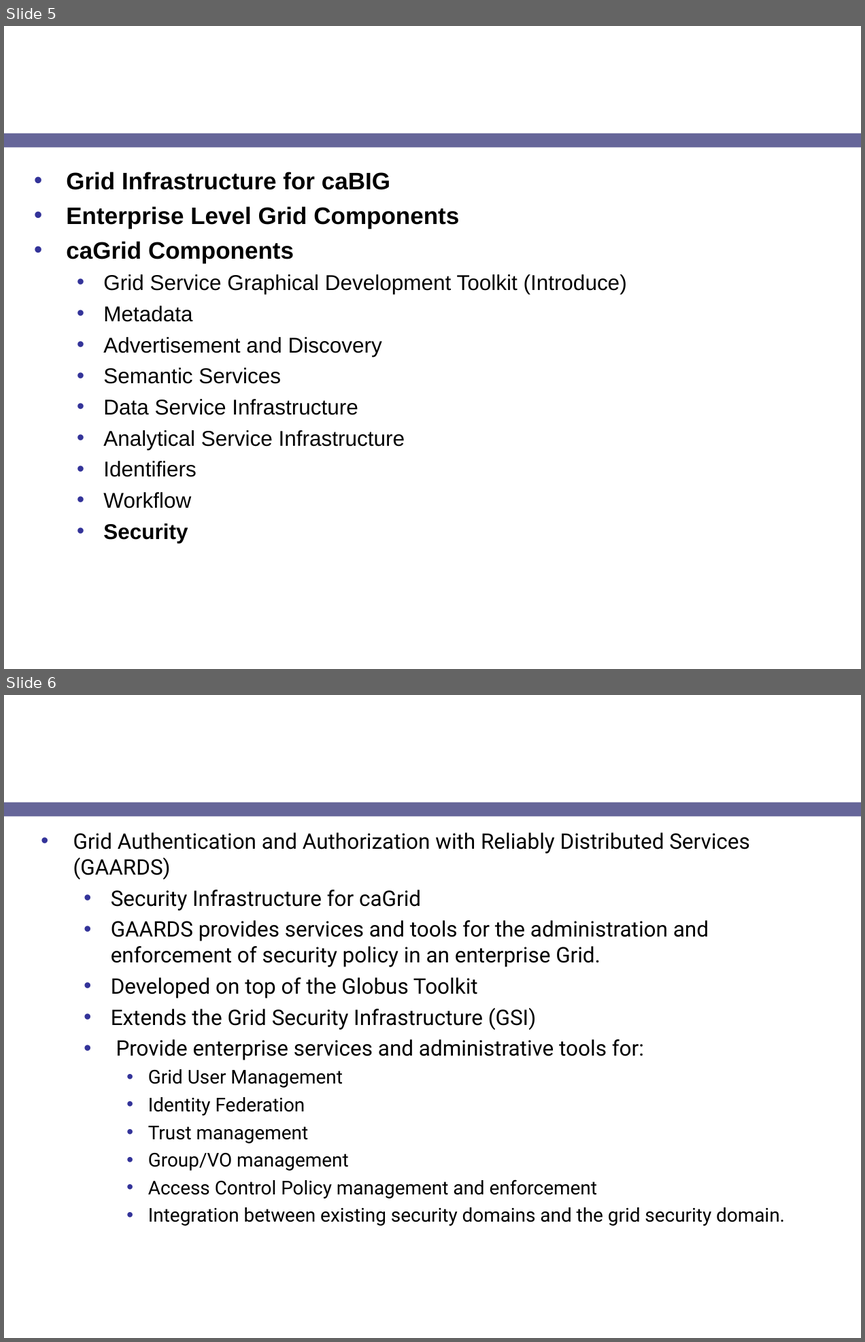
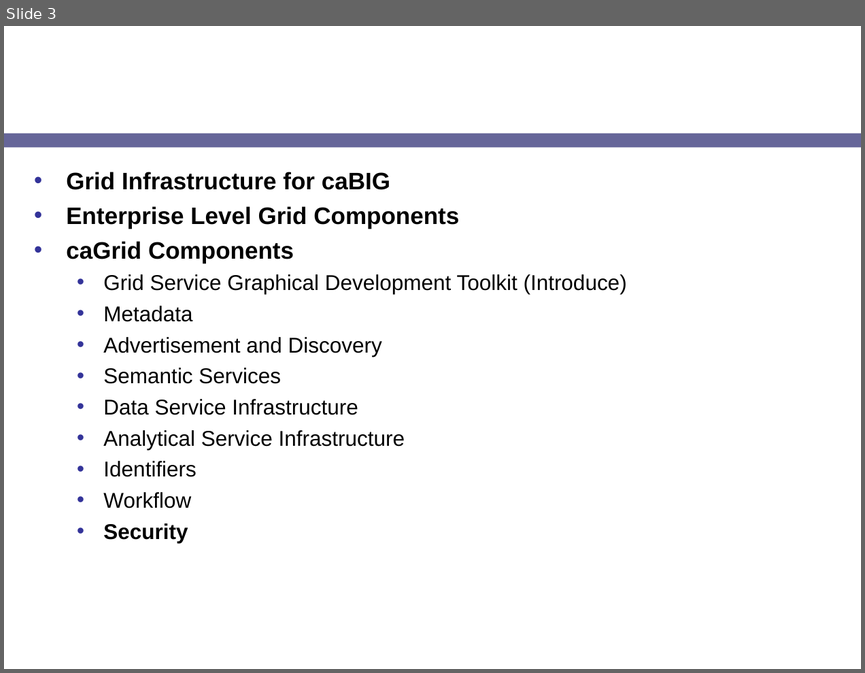
Before and after one commit to NCIP/cagrid-docs, a slide deck: presentations/security/gts/gts-pki-2007.ppt. Shown one above the other, each under a label of ours: slides 5 and 6 before the commit, slide 3 after it. The pictures are 865x1342 and 865x673 pixels, drawn with LibreOffice and Linux fonts; fonts in the diff are those of the drawing; background and template pictures are left out. Boxes give left, top, right and bottom in pixels: in the first picture for what was removed or moved away, otherwise in the second. Text is boxed around its words. In the diff, an @@ line names an element or a change of style, - is before the commit and + after.

```diff
--- a/presentations/security/gts/gts-pki-2007.ppt
+++ b/presentations/security/gts/gts-pki-2007.ppt
@@ slide 6 removed at box(4, 695, 861, 1338), background picture (left out); not listed: 1 template element that a slide beside it also shows @@
@@ title removed at box(33, 695, 675, 795) @@
-GAARDS Overview
@@ text removed at box(73, 832, 785, 1225) @@
-• Grid Authentication and Authorization with Reliably Distributed Services (GAARDS)
-  • Security Infrastructure for caGrid
-  • GAARDS provides services and tools for the administration and enforcement of security policy in an enterprise Grid.
-  • Developed on top of the Globus Toolkit
-  • Extends the Grid Security Infrastructure (GSI)
-  • Provide enterprise services and administrative tools for:
-    • Grid User Management
-    • Identity Federation
-    • Trust management
-    • Group/VO management
-    • Access Control Policy management and enforcement
-    • Integration between existing security domains and the grid security domain.
@@ what was slide 5 is now slide 3 @@
```
Also in this commit, not shown: 3 slides changed, 2 other slides removed.
